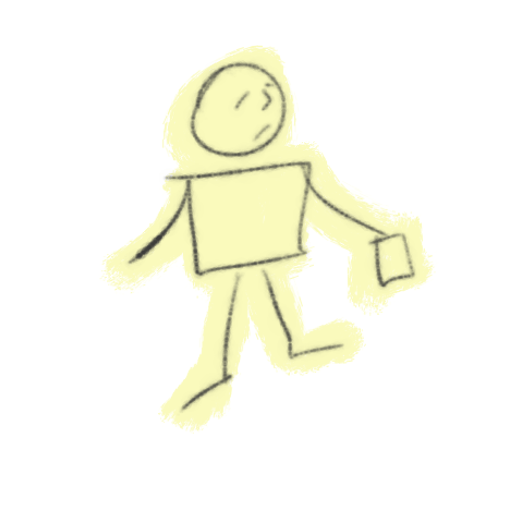
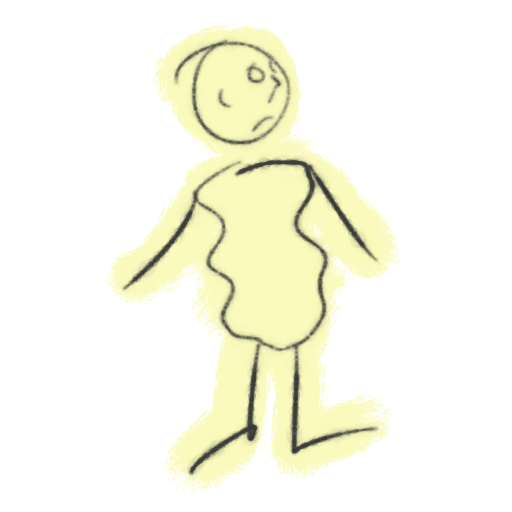
Comparing the layer stacks of the two 512 × 512 images. Changes:
showed group "Group 30" (2 layers) over [99, 24, 437, 501]
hid group "Group 12" (2 layers) over [99, 24, 437, 448]